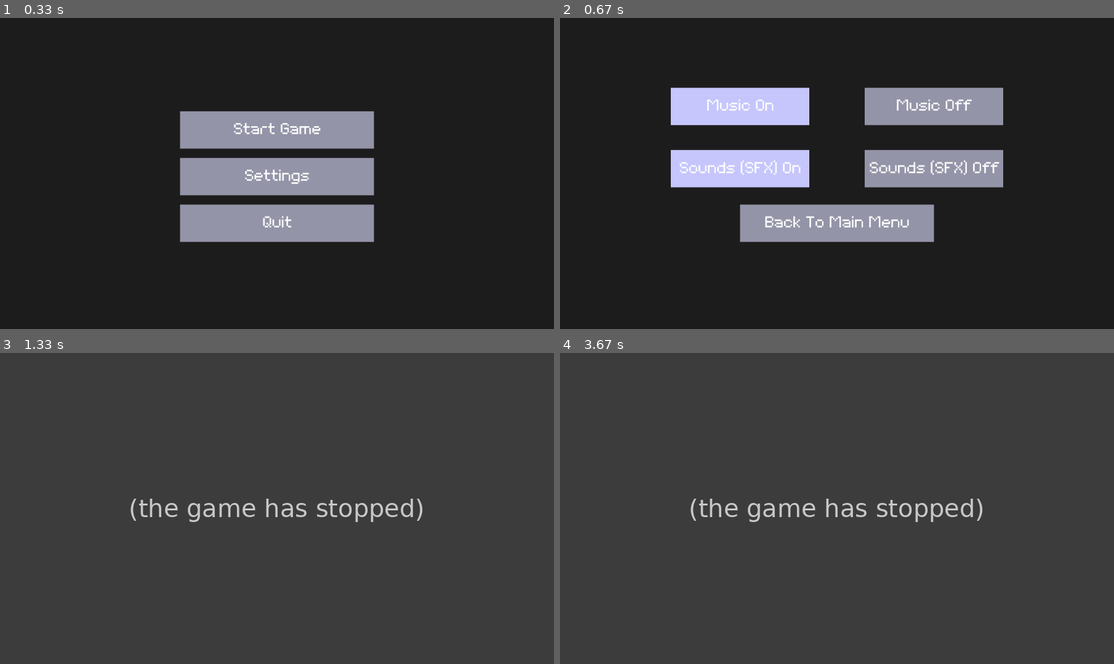
Above: before the commit, frames 1-4 (two rows, left to right).
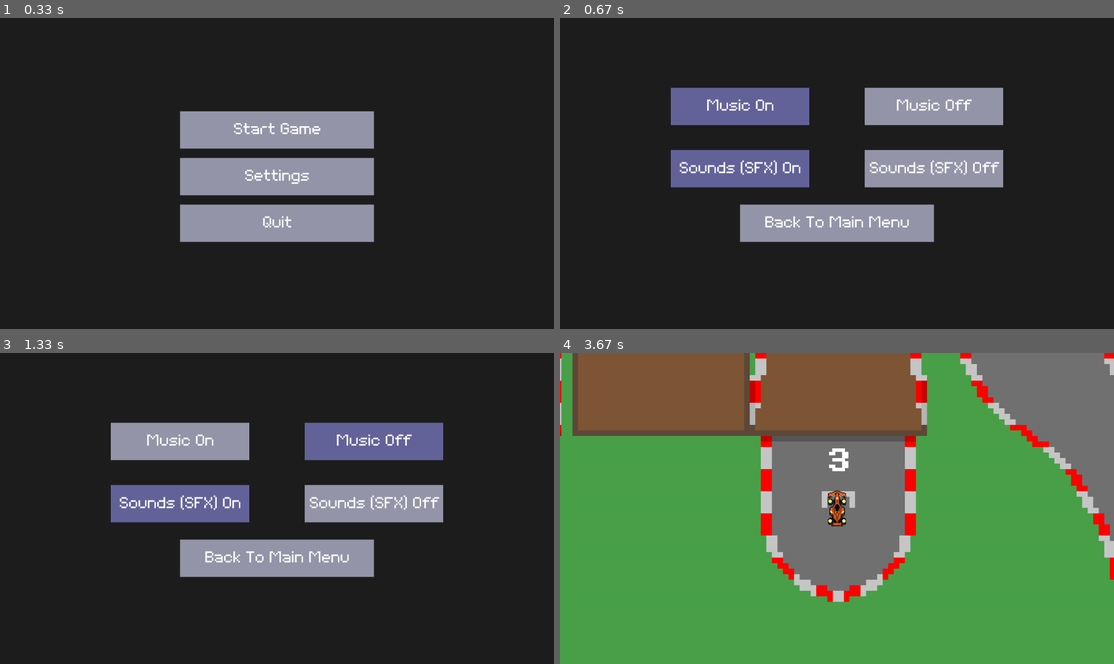
Above: after the commit, the same moments.

Repository: Tony2213-1/Final-project---RaceMaster25
Game: pygame game, started from main_new3.py
The game is run twice, just before and just after one commit, with the same random seed, the same clock (stepped at 60 frames per second) and the same inputs.
Inputs (mouse positions are in pixels of both pictures, inside the frame that each line leads up to):
- Up to frame 1 (0.33 s): no input
- Up to frame 2 (0.67 s): click (837, 173) at 0.38 s
- Up to frame 3 (1.33 s): click "Music Off" at 0.72 s; click (144, 511) at 1.22 s
- Up to frame 4 (3.67 s): click "Music On" at 1.55 s; click "Back To Main Menu" at 2.55 s; click "Start Game" at 3.05 s; click (837, 545) at 3.38 s

Frame 1 is identical in both runs. In frame 2, 5.8% of the frame differs, in the area x 20-45%, y 22-55%; in frame 3, 100%; in frame 4, 100%, in the area x 0-100%, y 0-100%.
Error before the commit: TypeError: GeneralSettings.<locals>.handle_music_click() missing 1 required positional argum...; the game stopped at 0.72 s (later frames are placeholders)

Commit message:
update 1.0.1
new sounds, better settings

Diff:
--- a/main_new3.py
+++ b/main_new3.py
@@ -35,7 +35,11 @@
 Fin_channel = pygame.mixer.Channel(2)
 Fin_channel.set_volume(0.5)
 
-
+engine_idle = pygame.mixer.Sound("Engine_idle.mp3")
+engine_off= pygame.mixer.Sound("Engine_forward Clipchamp.mp3")
+engine_on = pygame.mixer.Sound("engine_sloowdown.mp3")
+Engine_channel = pygame.mixer.Channel(3)
+Engine_channel.set_volume(0.5)
 
 if music == True:
     def play_music(filename, loop=-1, volume=0.5):
@@ -286,6 +290,7 @@
         if keys[pygame.K_s] or keys[pygame.K_SPACE] or (keys[pygame.K_w] and self.no_engine == False):
             self.forward_speed += self.forward_a
 
+
         elif self.forward_speed > 0:
 
             if self.forward_speed > self.max_speed * self.coVA * self.slow_factor:
@@ -592,7 +597,7 @@
     def draw(self, screen):
         mouse_pos = pygame.mouse.get_pos()
         if self.selected:
-            draw_color = (200, 200, 255)  # ← Highlighted color
+            draw_color = (100, 100, 155)  # ← Highlighted color
         elif self.rect.collidepoint(mouse_pos):
             draw_color = self.hover_color
         else:
@@ -604,10 +609,12 @@
 
     def handle_event(self, event):
         if event.type == pygame.MOUSEBUTTONDOWN and self.rect.collidepoint(event.pos):
-            if button.text == "Back To Main Menu" or "Start Game":
+            if button.text == "Back To Main Menu" or button.text == "Start Game":
                 self.callback()
+            elif button.text == "Music On" or button.text == "Music Off" or button.text == "Sounds (SFX) On" or button.text == "Sounds (SFX) Off":
+                self.callback(self)
             else:
-                self.callback(self)
+                self.callback()
 
 
 
@@ -746,28 +753,43 @@
 
     game_state = STATE_GENERAL_SETTINGS
 
+    # --- CALLBACKS ---
     def handle_music_click(btn):
-
+        global music
+        # Deselect both music buttons
         for b in general_settings_buttons:
             if b.text.startswith("Music"):
                 b.selected = False
+        # Select current
         btn.selected = True
-        music = (btn.text == "Music On")
+
+        if btn.text == "Music On":
+            music = True
+            pygame.mixer.music.set_volume(0.5)
+
+
+        else:
+            music = False
+            pygame.mixer.music.stop()
 
     def handle_sfx_click(btn):
-
+        # Deselect both SFX buttons
         for b in general_settings_buttons:
             if b.text.startswith("Sounds"):
                 b.selected = False
+        # Select current
         btn.selected = True
+
         if btn.text == "Sounds (SFX) On":
             CP_channel.set_volume(0.3)
             Fin_channel.set_volume(0.3)
+            Engine_channel.set_volume(0.3)
         else:
             CP_channel.set_volume(0)
             Fin_channel.set_volume(0)
-
-
+            Engine_channel.set_volume(0)
+
+    # --- BUTTON CREATION ---
     general_settings_buttons = [
         Button(0.2, 0.225, 0.25, 0.12, (150, 150, 170), (150, 150, 250), "Music On", handle_music_click),
         Button(0.55, 0.225, 0.25, 0.12, (150, 150, 170), (150, 150, 250), "Music Off", handle_music_click),
@@ -776,18 +798,16 @@
         Button(0.325, 0.6, 0.35, 0.12, (150, 150, 170), (150, 150, 250), "Back To Main Menu", BackToMainMenu)
     ]
 
-
-    if clicked_button is None:
-        for b in general_settings_buttons:
-            if b.text == "Music On":
-                b.selected = music
-            elif b.text == "Music Off":
-                b.selected = not music
-            elif b.text == "Sounds (SFX) On":
-                b.selected = CP_channel.get_volume() > 0
-            elif b.text == "Sounds (SFX) Off":
-                b.selected = CP_channel.get_volume() == 0
-
+    # --- SET DEFAULT SELECTED STATES ---
+    for b in general_settings_buttons:
+        if b.text == "Music On":
+            b.selected = music
+        elif b.text == "Music Off":
+            b.selected = not music
+        elif b.text == "Sounds (SFX) On":
+            b.selected = CP_channel.get_volume() > 0
+        elif b.text == "Sounds (SFX) Off":
+            b.selected = CP_channel.get_volume() == 0
 def GameMenu():
 
     global game_state, game_menu_buttons
Not shown, added: Engine_forward Clipchamp.mp3
Not shown, added: Engine_idle.mp3
Not shown, added: engine_sloowdown.mp3
